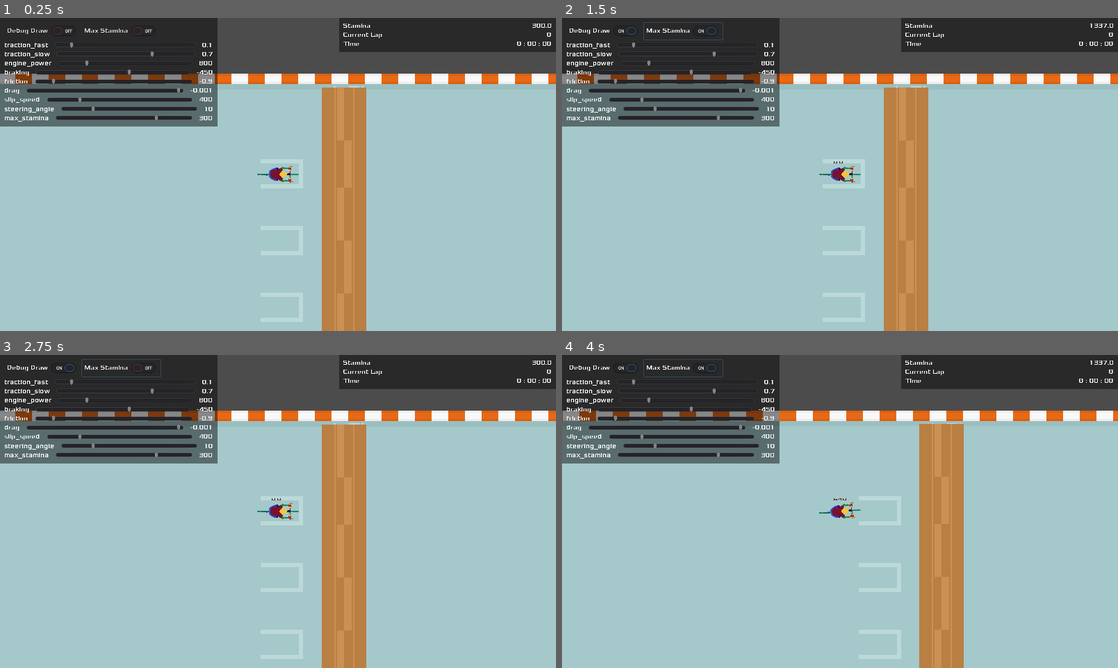
Above: before the commit, frames 1-4 (two rows, left to right).
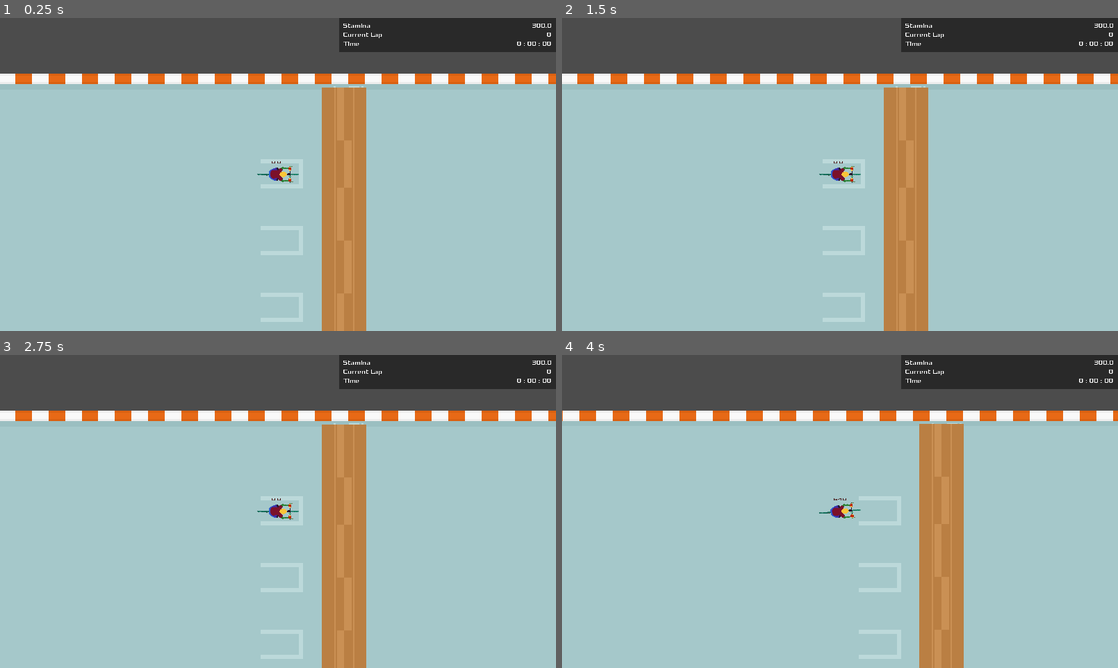
Above: after the commit, the same moments.

Repository: ivangoncharuk/Tour-de-Towson
Game: Godot game, scene res://World/World.tscn
Same seed, same stepped clock (60 frames per second), same inputs: the game is played once before the commit and once after it.
Inputs (mouse positions are in pixels of both pictures, inside the frame that each line leads up to):
- Up to frame 1 (0.25 s): no input
- Up to frame 2 (1.5 s): click (606, 30) at 0.5 s, where only the run before the commit has a clickable "Debug Draw"; click (684, 30) at 1.25 s, where only the run before the commit has a clickable "Max Stamina"
- Up to frame 3 (2.75 s): tap Enter at 2 s; hold D (steer_right) from 2.03 s (still down)
- Up to frame 4 (4 s): tap Space at 2.75 s; release D (steer_right) at 2.78 s; hold S (brake) 2.78-3.53 s; hold D (steer_right) from 3.53 s (still down)

The runs differ from the first frame. In frame 1, 13% of the frame differs, in the area x 0-51%, y 0-47%; in frame 2, 13%, in the area x 0-98%, y 0-35%; in frame 3, 13%; in frame 4, 13%.

Commit message:
Deleted world script
It was unneeded

Diff:
--- a/World/World.gd
+++ /dev/null
@@ -1,16 +0,0 @@
-extends Node2D
-class_name DemoRaceMap
-#Total number of laps
-
-func _ready():
-	pass
-#	set_camera_limits()
-
-#func set_camera_limits():
-#	var map_limits = $TileMap.get_used_rect()
-#	var map_cellsize = $TileMap.cell_size
-#	var camera = $CarTest/Camera2D
-#	camera.limit_left = map_limits.position.x * map_cellsize.x
-#	camera.limit_top = map_limits.position.y * map_cellsize.y
-#	camera.limit_right = map_limits.end.x * map_cellsize.x
-#	camera.limit_bottom = map_limits.end.y * map_cellsize.y
--- a/World/World.tscn
+++ b/World/World.tscn
@@ -1,6 +1,5 @@
-[gd_scene load_steps=14 format=2]
-
-[ext_resource path="res://World/World.gd" type="Script" id=1]
+[gd_scene load_steps=13 format=2]
+
 [ext_resource path="res://Player/Player.tscn" type="PackedScene" id=2]
 [ext_resource path="res://ControlPanel/ControlPanel.tscn" type="PackedScene" id=3]
 [ext_resource path="res://Assets/sprites/kenny_racetrack_tiles.png" type="Texture" id=4]
@@ -219,7 +218,6 @@
 9/z_index = 0
 
 [node name="World" type="Node2D"]
-script = ExtResource( 1 )
 
 [node name="Racetrack" type="TileMap" parent="."]
 scale = Vector2( 1.5, 1.5 )
@@ -230,7 +228,6 @@
 
 [node name="Player" parent="." instance=ExtResource( 2 )]
 position = Vector2( 2581, 289 )
-debug_draw = false
 steering_angle = 10
 wheel_base = 75
 stamina_regeneration = 1.0
@@ -238,6 +235,7 @@
 [node name="DevTools" type="CanvasLayer" parent="."]
 
 [node name="ControlPanel" parent="DevTools" instance=ExtResource( 3 )]
+visible = false
 player_path = NodePath("../../Player")
 
 [node name="Checkpoints" type="Node" parent="."]
--- a/project.godot
+++ b/project.godot
@@ -9,18 +9,12 @@
 config_version=4
 
 _global_script_classes=[ {
-"base": "Node2D",
-"class": "DemoRaceMap",
-"language": "GDScript",
-"path": "res://World/World.gd"
-}, {
 "base": "KinematicBody2D",
 "class": "Player",
 "language": "GDScript",
 "path": "res://Player/Player.gd"
 } ]
 _global_script_class_icons={
-"DemoRaceMap": "",
 "Player": ""
 }
 
